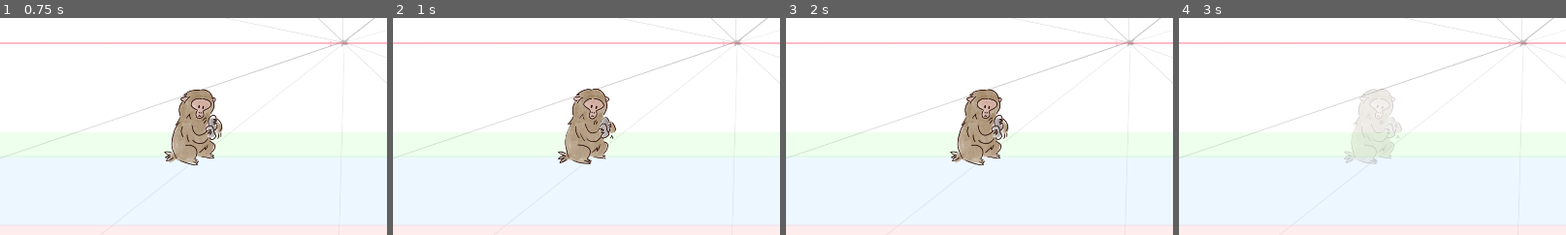
Above: before the commit, frames 1-4 (left to right).
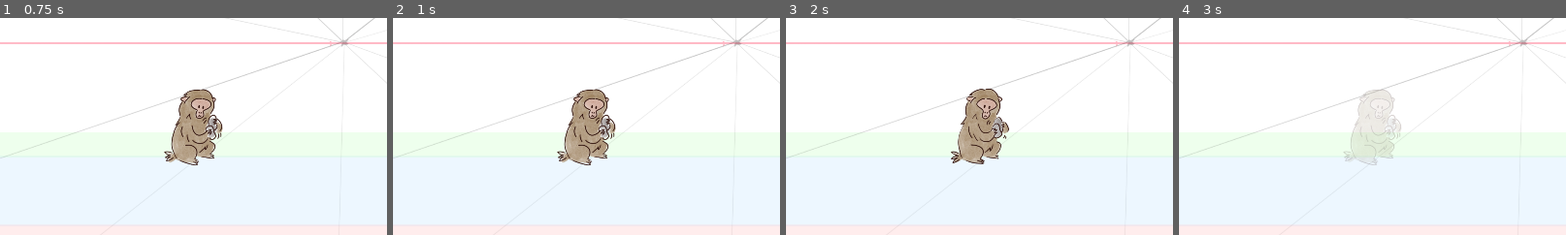
Above: after the commit, the same moments.

Repository: ManonMarchand/scientific-game-jam-25
Game: Godot game, scene res://levels/stage_1.tscn
Two runs of this game, one before a commit and one after it. Both use one fixed random seed, a clock stepped at 60 frames per second and the inputs below. This scene is started directly instead of the project's main scene. The engine's default icon, where the game draws it, is replaced by a stand-in: a white triangle on a blue panel in a dark square.
Inputs (mouse positions are % of the whole screen's width and height, from its top left):
- Up to frame 1 (0.75 s): tap Enter at 0.5 s; drag from (99, 3) to (3, 65) at 0.52 s
- Up to frame 2 (1 s): no input
- Up to frame 3 (2 s): drag from (65, 19) to (99, 86) at 1.27 s
- Up to frame 4 (3 s): move the mouse to (65, 34) at 2.02 s; hold D (move_right) 2.03-2.75 s; tap Space (toggle_panel) at 2.1 s; click (65, 34) at 2.17 s; drag from (35, 68) to (20, 35) at 2.77 s
The pictures show only the part of the screen within x 9-58%, y 43-93%; the shares and areas given below are measured in that part.

Frame 1 is identical in both runs. In frame 2, 1.0% of the frame differs, in the area x 42-58%, y 32-68%; in frame 3, 1.0%; in frame 4, 0.3%.

Commit message:
Harmonisation tailles anim singes

Diff:
--- a/monkey/Test Grooming.tscn
+++ /dev/null
@@ -1,19 +0,0 @@
-[gd_scene load_steps=2 format=3 uid="uid://cvstndax8udtw"]
-
-[ext_resource type="PackedScene" uid="uid://cw0aiwfwwm1fo" path="res://monkey/monkey.tscn" id="1_jic2f"]
-
-[node name="TestGrooming" type="Node2D"]
-
-[node name="Monkey" parent="." instance=ExtResource("1_jic2f")]
-position = Vector2(396, 830)
-monkey_name = null
-monkey_number = null
-monkey_animation = 17
-monkey_is_intruder = null
-
-[node name="Monkey2" parent="." instance=ExtResource("1_jic2f")]
-position = Vector2(810, 837)
-monkey_name = null
-monkey_number = null
-monkey_animation = 12
-monkey_is_intruder = null
--- /dev/null
+++ b/monkey/assets/monkeys/anim_singes/Test anim singes.tscn
@@ -0,0 +1,151 @@
+[gd_scene load_steps=2 format=3 uid="uid://cvstndax8udtw"]
+
+[ext_resource type="PackedScene" uid="uid://cw0aiwfwwm1fo" path="res://monkey/monkey.tscn" id="1_owgik"]
+
+[node name="TestGrooming" type="Node2D"]
+position = Vector2(25, 191)
+
+[node name="Monkey1" parent="." instance=ExtResource("1_owgik")]
+position = Vector2(105, 881)
+monkey_animation = 1
+
+[node name="Monkey2" parent="." instance=ExtResource("1_owgik")]
+position = Vector2(354, 885)
+monkey_animation = 7
+
+[node name="Monkey3" parent="." instance=ExtResource("1_owgik")]
+position = Vector2(606, 888)
+monkey_animation = 13
+
+[node name="Monkey4" parent="." instance=ExtResource("1_owgik")]
+position = Vector2(846, 894)
+monkey_animation = 19
+
+[node name="Monkey5" parent="." instance=ExtResource("1_owgik")]
+position = Vector2(1107, 891)
+monkey_animation = 25
+
+[node name="Monkey6" parent="." instance=ExtResource("1_owgik")]
+z_index = -1
+position = Vector2(255, 722)
+monkey_animation = 2
+
+[node name="Monkey7" parent="." instance=ExtResource("1_owgik")]
+z_index = -1
+position = Vector2(504, 726)
+monkey_animation = 8
+
+[node name="Monkey8" parent="." instance=ExtResource("1_owgik")]
+z_index = -1
+position = Vector2(756, 729)
+monkey_animation = 14
+
+[node name="Monkey9" parent="." instance=ExtResource("1_owgik")]
+z_index = -1
+position = Vector2(996, 735)
+monkey_animation = 20
+
+[node name="Monkey10" parent="." instance=ExtResource("1_owgik")]
+z_index = -1
+position = Vector2(1257, 732)
+monkey_animation = 26
+
+[node name="Monkey11" parent="." instance=ExtResource("1_owgik")]
+z_index = -2
+position = Vector2(402, 566)
+monkey_animation = 3
+
+[node name="Monkey12" parent="." instance=ExtResource("1_owgik")]
+z_index = -2
+position = Vector2(651, 570)
+monkey_animation = 9
+
+[node name="Monkey13" parent="." instance=ExtResource("1_owgik")]
+z_index = -2
+position = Vector2(903, 573)
+monkey_animation = 15
+
+[node name="Monkey14" parent="." instance=ExtResource("1_owgik")]
+z_index = -2
+position = Vector2(1143, 579)
+monkey_animation = 21
+
+[node name="Monkey15" parent="." instance=ExtResource("1_owgik")]
+z_index = -2
+position = Vector2(1404, 576)
+monkey_animation = 27
+
+[node name="Monkey16" parent="." instance=ExtResource("1_owgik")]
+z_index = -3
+position = Vector2(561, 422)
+monkey_animation = 4
+
+[node name="Monkey17" parent="." instance=ExtResource("1_owgik")]
+z_index = -3
+position = Vector2(810, 426)
+monkey_animation = 10
+
+[node name="Monkey18" parent="." instance=ExtResource("1_owgik")]
+z_index = -3
+position = Vector2(1062, 429)
+monkey_animation = 16
+
+[node name="Monkey19" parent="." instance=ExtResource("1_owgik")]
+z_index = -3
+position = Vector2(1302, 435)
+monkey_animation = 22
+
+[node name="Monkey20" parent="." instance=ExtResource("1_owgik")]
+z_index = -3
+position = Vector2(1563, 432)
+monkey_animation = 28
+
+[node name="Monkey21" parent="." instance=ExtResource("1_owgik")]
+z_index = -4
+position = Vector2(711, 296)
+monkey_animation = 5
+
+[node name="Monkey22" parent="." instance=ExtResource("1_owgik")]
+z_index = -4
+position = Vector2(960, 300)
+monkey_animation = 11
+
+[node name="Monkey23" parent="." instance=ExtResource("1_owgik")]
+z_index = -4
+position = Vector2(1212, 303)
+monkey_animation = 17
+
+[node name="Monkey24" parent="." instance=ExtResource("1_owgik")]
+z_index = -4
+position = Vector2(1452, 309)
+monkey_animation = 23
+
+[node name="Monkey25" parent="." instance=ExtResource("1_owgik")]
+z_index = -4
+position = Vector2(1713, 306)
+monkey_animation = 29
+
+[node name="Monkey26" parent="." instance=ExtResource("1_owgik")]
+z_index = -5
+position = Vector2(852, 173)
+monkey_animation = 6
+
+[node name="Monkey27" parent="." instance=ExtResource("1_owgik")]
+z_index = -5
+position = Vector2(1101, 177)
+monkey_animation = 12
+
+[node name="Monkey28" parent="." instance=ExtResource("1_owgik")]
+z_index = -5
+position = Vector2(1353, 180)
+monkey_animation = 18
+
+[node name="Monkey29" parent="." instance=ExtResource("1_owgik")]
+z_index = -5
+position = Vector2(1593, 186)
+monkey_animation = 24
+
+[node name="Monkey30" parent="." instance=ExtResource("1_owgik")]
+z_index = -5
+position = Vector2(1854, 183)
+monkey_animation = 30
--- a/monkey/monkey/monkey.gd
+++ b/monkey/monkey/monkey.gd
@@ -59,13 +59,13 @@
 	21: &"onsen_jean",
 	22: &"onsen_michel",
 	23: &"onsen_paul",
-	25: &"onsen_veronique",
-	26: &"patate_ginette",
-	27: &"patate_jacques",
-	28: &"patate_jean",
-	29: &"patate_michel",
-	30: &"patate_paul",
-	31: &"patate_veronique"
+	24: &"onsen_veronique",
+	25: &"patate_ginette",
+	26: &"patate_jacques",
+	27: &"patate_jean",
+	28: &"patate_michel",
+	29: &"patate_paul",
+	30: &"patate_veronique"
 }
 
 @export_group("Monkey Properties")
--- a/monkey/monkey/monkey.tscn
+++ b/monkey/monkey/monkey.tscn
@@ -37,15 +37,25 @@
 [ext_resource type="Texture2D" uid="uid://cgvimopa4g6o4" path="res://assets/monkeys/anim_singes/Véronique/grooming_Veronique_1.png" id="20_vttpn"]
 [ext_resource type="Texture2D" uid="uid://hl5on6xuk5t3" path="res://assets/monkeys/anim_singes/Véronique/grooming_Veronique_2.png" id="21_q5rdk"]
 [ext_resource type="Texture2D" uid="uid://db5atm1ppfdjc" path="res://assets/monkeys/anim_singes/Jean/idle_Jean_1.png" id="27_komxl"]
+[ext_resource type="Texture2D" uid="uid://d1bbyek7tl5fu" path="res://assets/monkeys/anim_singes/Ginette/idle_Ginette_1.png" id="27_o4xf0"]
+[ext_resource type="Texture2D" uid="uid://bj1y53gx8fvx8" path="res://assets/monkeys/anim_singes/Ginette/idle_Ginette_2.png" id="28_jy2gy"]
 [ext_resource type="Texture2D" uid="uid://4fhx88ufrc26" path="res://assets/monkeys/anim_singes/Jean/idle_Jean_2.png" id="28_u55sk"]
+[ext_resource type="Texture2D" uid="uid://cvsacxv3nimiq" path="res://assets/monkeys/anim_singes/Jacques/idle_Jacques_1.png" id="29_errm3"]
+[ext_resource type="Texture2D" uid="uid://dpysj6a67dlt1" path="res://assets/monkeys/anim_singes/Jacques/idle_Jacques_2.png" id="30_r3w0d"]
+[ext_resource type="Texture2D" uid="uid://j4mx464xf4v6" path="res://assets/monkeys/anim_singes/Michel/idle_Michel_1.png" id="33_65vtn"]
 [ext_resource type="Texture2D" uid="uid://bpenlxxkebsab" path="res://assets/monkeys/anim_singes/Ginette/patate_Ginette_1.png" id="33_j3y4w"]
 [ext_resource type="Texture2D" uid="uid://m3eepywv3s3d" path="res://assets/monkeys/anim_singes/Jean/onsen_Jean_1.png" id="33_ymue5"]
 [ext_resource type="Texture2D" uid="uid://dxqlewhbr44np" path="res://assets/monkeys/anim_singes/Jean/onsen_Jean_2.png" id="34_4elb3"]
+[ext_resource type="Texture2D" uid="uid://cberddddwxx4i" path="res://assets/monkeys/anim_singes/Michel/idle_Michel_2.png" id="34_ibdgs"]
 [ext_resource type="Texture2D" uid="uid://db56y7p1wlahw" path="res://assets/monkeys/anim_singes/Ginette/patate_Ginette_2.png" id="34_nh8s6"]
+[ext_resource type="Texture2D" uid="uid://cna0ugctdu0i7" path="res://assets/monkeys/anim_singes/Paul/idle_Paul_1.png" id="35_jx4w0"]
 [ext_resource type="Texture2D" uid="uid://dny1melm42rne" path="res://assets/monkeys/anim_singes/Jacques/patate_Jacques_1.png" id="35_o8eyv"]
 [ext_resource type="Texture2D" uid="uid://ciixrsbr51lmn" path="res://assets/monkeys/anim_singes/Jacques/patate_Jacques_2.png" id="36_du0wa"]
+[ext_resource type="Texture2D" uid="uid://b08bq5ub2ai5c" path="res://assets/monkeys/anim_singes/Paul/idle_Paul_2.png" id="36_m04rp"]
+[ext_resource type="Texture2D" uid="uid://b1fx2bnwsb6b4" path="res://assets/monkeys/anim_singes/Véronique/idle_Veronique_1.png" id="37_2dw60"]
 [ext_resource type="Texture2D" uid="uid://bhvuut1n2g8cv" path="res://assets/monkeys/anim_singes/Michel/patate_Michel_1.png" id="37_psxin"]
 [ext_resource type="Texture2D" uid="uid://diqfif1i0h370" path="res://assets/monkeys/anim_singes/Michel/patate_Michel_2.png" id="38_3sork"]
+[ext_resource type="Texture2D" uid="uid://c1kbmm18f8ai0" path="res://assets/monkeys/anim_singes/Véronique/idle_Veronique_2.png" id="38_6qiso"]
 [ext_resource type="Texture2D" uid="uid://bo8y6xvahxiu8" path="res://assets/monkeys/anim_singes/Paul/patate_Paul_1.png" id="39_k3mv0"]
 [ext_resource type="Texture2D" uid="uid://vru86jxybs0m" path="res://assets/monkeys/anim_singes/Paul/patate_Paul_2.png" id="40_m6b7i"]
 [ext_resource type="Texture2D" uid="uid://chptysrnj37ek" path="res://assets/monkeys/anim_singes/Véronique/patate_Veronique_1.png" id="41_uugql"]
@@ -199,12 +209,24 @@
 "name": &"idle",
 "speed": 5.0
 }, {
-"frames": [],
+"frames": [{
+"duration": 1.0,
+"texture": ExtResource("27_o4xf0")
+}, {
+"duration": 1.0,
+"texture": ExtResource("28_jy2gy")
+}],
 "loop": true,
 "name": &"idle_ginette",
 "speed": 5.0
 }, {
-"frames": [],
+"frames": [{
+"duration": 1.0,
+"texture": ExtResource("29_errm3")
+}, {
+"duration": 1.0,
+"texture": ExtResource("30_r3w0d")
+}],
 "loop": true,
 "name": &"idle_jacques",
 "speed": 5.0
@@ -220,17 +242,35 @@
 "name": &"idle_jean",
 "speed": 5.0
 }, {
-"frames": [],
+"frames": [{
+"duration": 1.0,
+"texture": ExtResource("33_65vtn")
+}, {
+"duration": 1.0,
+"texture": ExtResource("34_ibdgs")
+}],
 "loop": true,
 "name": &"idle_michel",
 "speed": 5.0
 }, {
-"frames": [],
+"frames": [{
+"duration": 1.0,
+"texture": ExtResource("35_jx4w0")
+}, {
+"duration": 1.0,
+"texture": ExtResource("36_m04rp")
+}],
 "loop": true,
 "name": &"idle_paul",
 "speed": 5.0
 }, {
-"frames": [],
+"frames": [{
+"duration": 1.0,
+"texture": ExtResource("37_2dw60")
+}, {
+"duration": 1.0,
+"texture": ExtResource("38_6qiso")
+}],
 "loop": true,
 "name": &"idle_veronique",
 "speed": 5.0
@@ -378,7 +418,8 @@
 
 [node name="AnimatedSprite2D" type="AnimatedSprite2D" parent="."]
 sprite_frames = SubResource("SpriteFrames_3ti58")
-animation = &"caillou_veronique"
+animation = &"caillou_ginette"
+frame_progress = 0.0457962
 
 [node name="Sprite2D" type="Sprite2D" parent="."]
 visible = false
Binary file changed: monkey/assets/monkeys/anim_singes/Ginette/caillou_Ginette_1.png
Binary file changed: monkey/assets/monkeys/anim_singes/Ginette/caillou_Ginette_2.png
Binary file changed: monkey/assets/monkeys/anim_singes/Ginette/grooming_Ginette_1.png
Binary file changed: monkey/assets/monkeys/anim_singes/Ginette/grooming_Ginette_2.png
Binary file changed: monkey/assets/monkeys/anim_singes/Ginette/idle_Ginette_1.png
Binary file changed: monkey/assets/monkeys/anim_singes/Ginette/idle_Ginette_2.png
Binary file changed: monkey/assets/monkeys/anim_singes/Ginette/onsen_Ginette_1.png
Binary file changed: monkey/assets/monkeys/anim_singes/Ginette/onsen_Ginette_2.png
Binary file changed: monkey/assets/monkeys/anim_singes/Ginette/patate_Ginette_1.png
Binary file changed: monkey/assets/monkeys/anim_singes/Ginette/patate_Ginette_2.png
Binary file changed: monkey/assets/monkeys/anim_singes/Jacques/caillou_Jacques_1.png
Binary file changed: monkey/assets/monkeys/anim_singes/Jacques/grooming_Jacques_1.png
(and 44 more such lines)
